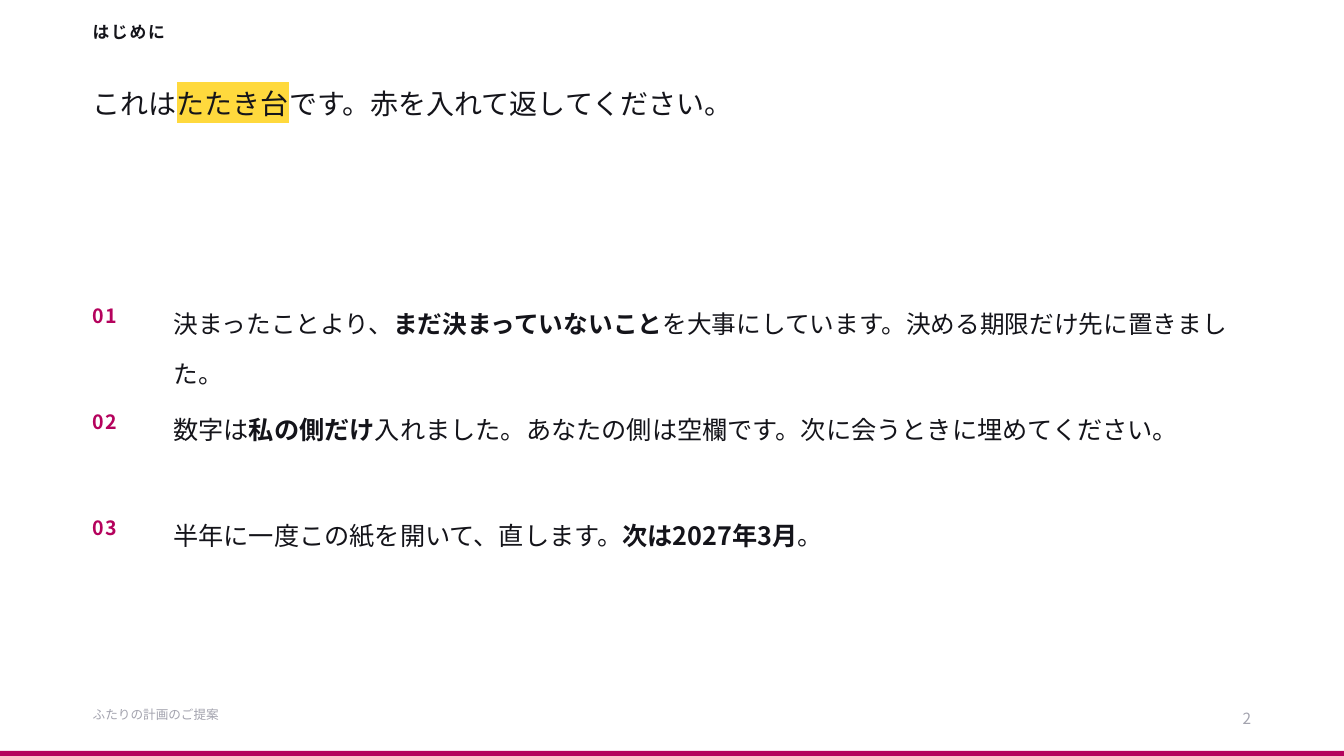
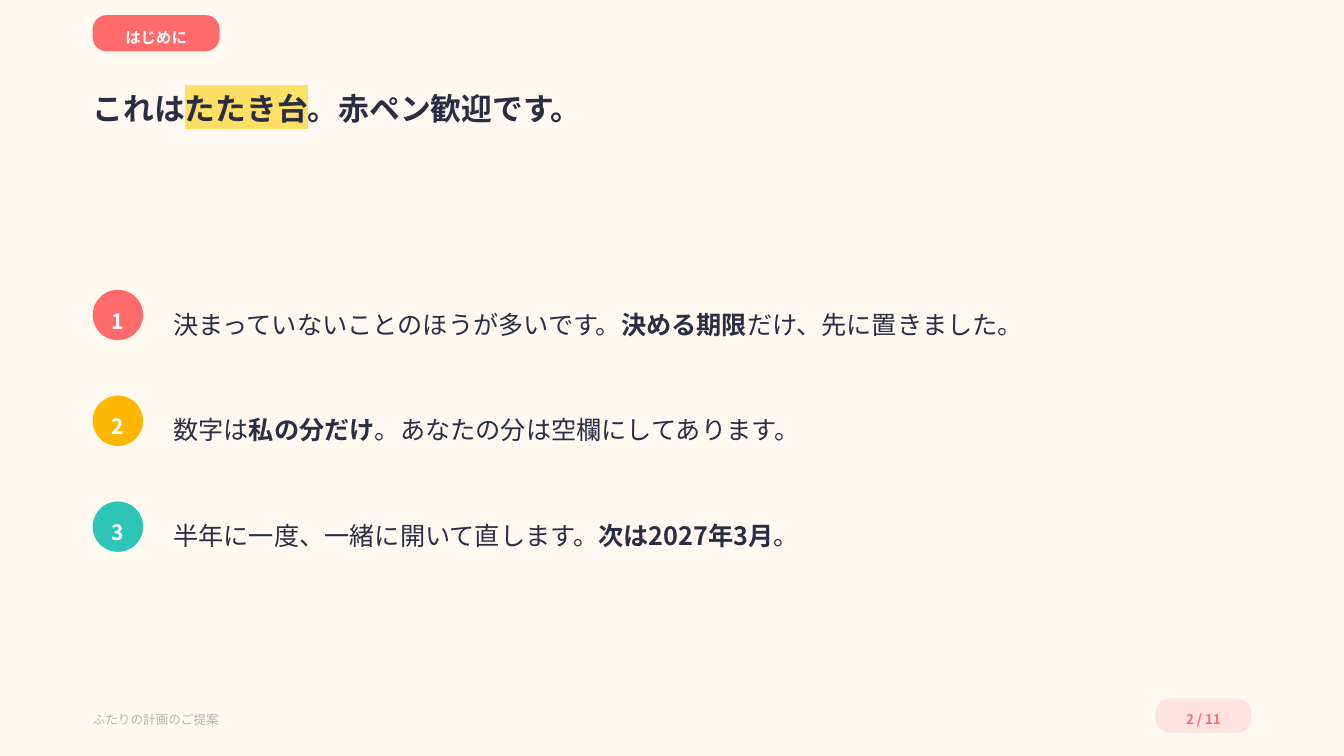
Before and after one commit to ayaka1933-glitch/portfolio, a slide deck: slide 2 of proposal/ふたりの計画のご提案.pptx. Drawn at 1344x756 pixels with LibreOffice and Linux fonts; fonts in the diff are those of the drawing. Boxes give left, top, right and bottom in pixels: in the first picture for what was removed or moved away, otherwise in the second. Text is boxed around its words. In the diff, an @@ line names an element or a change of style, - is before the commit and + after.

```diff
--- a/proposal/ふたりの計画のご提案.pptx
+++ b/proposal/ふたりの計画のご提案.pptx
@@ background #FFFFFF to #FFF9F2 @@
@@ rounded rectangle "はじめに": place and size @@
-rounded rectangle "はじめに" at [93,24,165,39]
+rounded rectangle "はじめに" at [93,15,220,51]
@@ rounded rectangle "はじめに" at [93,15,220,51]: size 12 to 11 pt, text colour #14141A to #FFFFFF, letter spacing 1.2 to 0 pt; alignment left to centre; vertical alignment top to middle; fill none to #FF6B6B @@
@@ text at [93,89,582,129]: text changed; size 20 to 22 pt; text colour #14141A to #2B2D42; bold on @@
-これはたたき台です。赤を入れて返してください。
+これはたたき台。赤ペン歓迎です。
@@ ellipse added at [93,290,143,341], fill #FF6B6B, 15 pt, text #FFFFFF, bold @@
+1
@@ text removed at [93,308,117,324] @@
-01
@@ text at [173,312,1023,337]: text changed; size 17.6 to 18 pt; text colour #14141A to #2B2D42 @@
-決まったことより、まだ決まっていないことを大事にしています。決める期限だけ先に置きました。
+決まっていないことのほうが多いです。決める期限だけ、先に置きました。
@@ text removed at [93,414,117,430] @@
-02
@@ ellipse added at [93,395,143,446], fill #FFB703, 15 pt, text #FFFFFF, bold @@
+2
@@ text at [173,417,799,442]: text changed; text colour #14141A to #2B2D42 @@
-数字は私の側だけ入れました。あなたの側は空欄です。次に会うときに埋めてください。
+数字は私の分だけ。あなたの分は空欄にしてあります。
@@ ellipse added at [93,501,143,552], fill #2EC4B6, 15 pt, text #FFFFFF, bold @@
+3
@@ text removed at [93,520,117,536] @@
-03
@@ text at [173,523,798,548]: text changed; text colour #14141A to #2B2D42 @@
-半年に一度この紙を開いて、直します。次は2027年3月。
+半年に一度、一緒に開いて直します。次は2027年3月。
@@ text "ふたりの計画のご提案" at [93,714,219,725]: text colour #A3A3AE to #B8B2A8 @@
@@ rounded rectangle "2 / 11": place and size @@
-rounded rectangle "2 / 11" at [1243,713,1252,724]
+rounded rectangle "2 / 11" at [1155,699,1251,733]
@@ rounded rectangle "2 / 11" at [1155,699,1251,733]: vertical alignment top to middle; fill none to #FFE3E0 @@
@@ text in rounded rectangle at [1186,714,1221,724]: text changed; size 11 to 9.5 pt; text colour #A3A3AE to #FF6B6B; bold on @@
-2
+2 / 11
@@ rectangle removed at [0,751,1344,756] @@
```
Also in this commit, not shown: 8 other slides changed, 2 slides added, 1 slide removed, 4 other files.
